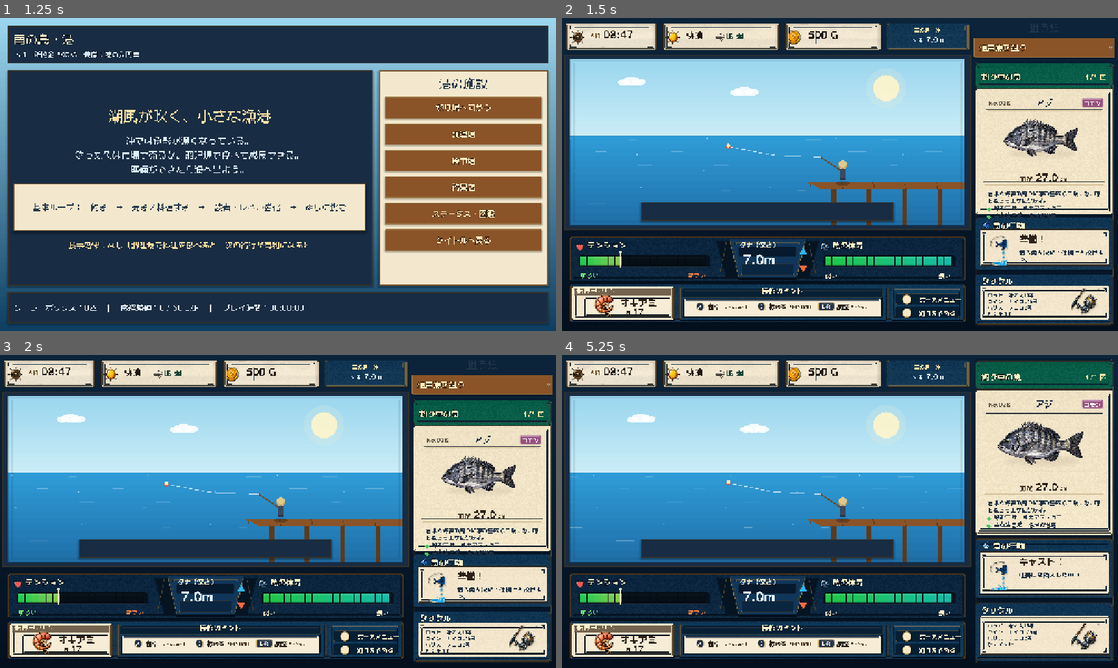
Above: before the commit, frames 1-4 (two rows, left to right).
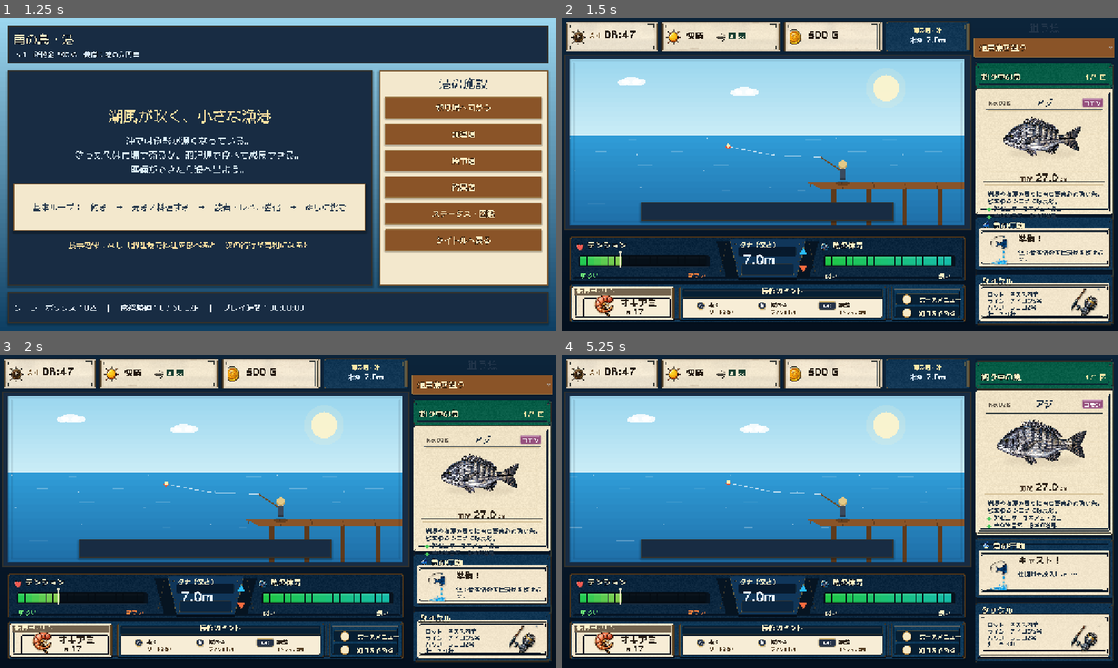
Above: after the commit, the same moments.

Repository: RYUKOU-OKUMURA/tsuri_quest_umi_mvp
Game: Godot game, scene res://scenes/main.tscn
Same seed, same stepped clock (60 frames per second), same inputs: the game is played once before the commit and once after it.
Inputs (mouse positions are in pixels of both pictures, inside the frame that each line leads up to):
- Up to frame 1 (1.25 s): click "ゲームを始める" at 0.5 s
- Up to frame 2 (1.5 s): click "釣り場へ向かう" at 1.25 s
- Up to frame 3 (2 s): no input
- Up to frame 4 (5.25 s): click "通常魚を狙う" at 2 s; click "通常魚を狙う" at 2.75 s; click "通常魚を狙う" at 3.5 s; tap Enter at 4.25 s; move the mouse to (767, 617) at 4.27 s; tap Shift at 4.35 s; click (767, 617) at 4.42 s; tap Space at 4.52, 5 s; move the mouse to (728, 527) at 5.02 s; tap E at 5.1 s; click (728, 527) at 5.17 s

Frame 1 is identical in both runs. In frame 2, 6.4% of the frame differs, in the area x 0-99%, y 1-98%; in frame 3, 6.4%; in frame 4, 6.7%.

Commit message:
Polish underwater fight status and HUD assets

Diff:
--- a/src/ui/components/fight_hud.gd
+++ b/src/ui/components/fight_hud.gd
@@ -394,9 +394,9 @@
 
 func _draw_key_hint_compact(font: Font, rect: Rect2, key: String, label: String, note: String) -> void:
 	var is_long_key := key.length() > 1
-	var key_origin := rect.position + Vector2(11.0, 10.0)
-	var key_w := 22.0 if not is_long_key else 38.0
-	var key_h := 19.0
+	var key_origin := rect.position + Vector2(12.0, 8.0)
+	var key_w := 23.0 if not is_long_key else 40.0
+	var key_h := 20.0
 	var key_rect := Rect2(key_origin, Vector2(key_w, key_h))
 	if is_long_key:
 		var style := StyleBoxFlat.new()
@@ -416,24 +416,19 @@
 		draw_line(center + Vector2(-5.0, -4.5), center + Vector2(5.0, -4.5), Color(1.0, 1.0, 1.0, 0.14), 1.0)
 	var key_size := 12 if not is_long_key else 10
 	var key_text_w := font.get_string_size(key, HORIZONTAL_ALIGNMENT_LEFT, -1, key_size).x
-	_draw_text(font, key, key_rect.position + Vector2((key_rect.size.x - key_text_w) * 0.5, 14.0), key_size, Color.WHITE, 1)
+	_draw_text(font, key, key_rect.position + Vector2((key_rect.size.x - key_text_w) * 0.5, 14.5), key_size, Color.WHITE, 1)
 	var label_size := 13
-	var note_size := 8
-	var label_pos := key_rect.position + Vector2(key_rect.size.x + (7.0 if not is_long_key else 6.0), 15.0)
+	var note_size := 10 if not is_long_key else 9
+	var label_pos := key_rect.position + Vector2(key_rect.size.x + (8.0 if not is_long_key else 7.0), 13.0)
 	_draw_text(font, label, label_pos, label_size, Color("#2b2117"), 0)
 	var note_font := FightFontsScript.regular(get_theme_default_font())
 	var note_text := _compact_control_note(note)
-	if is_long_key:
-		note_text = "テンション"
-	else:
-		note_text = "（%s）" % note_text
-	var label_w := font.get_string_size(label, HORIZONTAL_ALIGNMENT_LEFT, -1, label_size).x
-	var note_pos := label_pos + Vector2(label_w + 4.0, -1.0)
-	var available_w := rect.end.x - note_pos.x - 4.0
+	var note_pos := label_pos + Vector2(0.0, 16.0)
+	var available_w := rect.end.x - note_pos.x - 6.0
 	var note_w := note_font.get_string_size(note_text, HORIZONTAL_ALIGNMENT_LEFT, -1, note_size).x
 	if note_w > available_w:
-		note_size = max(6, note_size - 1)
-	_draw_text(note_font, note_text, note_pos, note_size, Color("#493620"), 0)
+		note_size = max(8, note_size - 1)
+	_draw_text(note_font, note_text, note_pos, note_size, Color("#513b20"), 0)
 
 
 func _draw_key_row(font: Font, pos: Vector2, key: String, label: String) -> void:
--- a/src/ui/components/fight_sidebar.gd
+++ b/src/ui/components/fight_sidebar.gd
@@ -146,8 +146,8 @@
 	var detail_font := get_theme_default_font()
 	if compact_card:
 		_draw_info_paragraph(detail_font, "岩場や海藻の周りに潜む警戒心の強い魚。底をねらうエサに好反応。", Vector2(inner.position.x + 15.0, desc_y), inner.size.x - 26.0)
-		_draw_detail_line(detail_font, "好むエサ：オキアミ・カニ", Vector2(inner.position.x + 15.0, desc_y + 34.0), inner.size.x - 26.0)
-		_draw_detail_line(detail_font, "主な生息域：沿岸の岩場", Vector2(inner.position.x + 15.0, desc_y + 51.0), inner.size.x - 26.0)
+		_draw_detail_line(detail_font, "好むエサ：オキアミ・カニ", Vector2(inner.position.x + 15.0, desc_y + 35.0), inner.size.x - 26.0)
+		_draw_detail_line(detail_font, "主な生息域：沿岸の岩場", Vector2(inner.position.x + 15.0, desc_y + 52.0), inner.size.x - 26.0)
 	else:
 		_draw_detail_line(detail_font, "岩場周りで警戒心が強い。", Vector2(inner.position.x + 15.0, desc_y), inner.size.x - 26.0)
 		_draw_detail_line(detail_font, "エサ：オキアミ・カニ", Vector2(inner.position.x + 15.0, desc_y + detail_gap), inner.size.x - 26.0)
@@ -164,7 +164,7 @@
 	_draw_text(font, "魚の行動", rect.position + Vector2(title_x, 25.0), 18, Palette.TEXT_BONE, 2 if _sidebar_frame != null else 3)
 	var body := Rect2(rect.position + Vector2(10.0, 33.0), rect.size - Vector2(20.0, 42.0))
 	if _sidebar_frame != null:
-		body = Rect2(rect.position + Vector2(14.0, rect.size.y * 0.225), rect.size - Vector2(28.0, rect.size.y * 0.300))
+		body = Rect2(rect.position + Vector2(12.5, rect.size.y * 0.195), rect.size - Vector2(25.0, rect.size.y * 0.250))
 	else:
 		_draw_panel(body, Color("#f3e8cd"), Palette.WOOD_DARK, Palette.GOLD)
 	var action := "待機"
@@ -177,10 +177,10 @@
 	if _sidebar_frame != null:
 		icon_size = 72.0
 		text_x = 86.0
-	_draw_action_icon(body.position + Vector2(38.0, body.size.y * 0.58), icon_size)
-	_draw_text(font, "%s！" % action, body.position + Vector2(text_x, 30.0), 21 if _sidebar_frame != null else 20, Color("#2b2117"), 0)
-	if _sidebar_frame != null:
-		_draw_action_message(font, message, body.position + Vector2(text_x, 44.0), body.size.x - text_x - 6.0)
+	_draw_action_icon(body.position + Vector2(40.0, body.size.y * 0.57), icon_size)
+	_draw_text(font, "%s！" % action, body.position + Vector2(text_x, 31.0), 20 if _sidebar_frame != null else 20, Color("#2b2117"), 0)
+	if _sidebar_frame != null:
+		_draw_action_message(font, message, body.position + Vector2(text_x, 47.0), body.size.x - text_x - 6.0)
 	else:
 		_draw_wrapped(font, message, body.position + Vector2(72.0, 36.0), body.size.x - 82.0, 11, Palette.TEXT_DARK, 2)
 
@@ -190,7 +190,7 @@
 	_draw_text(font, "タックル", rect.position + Vector2(14.0, 24.0), 18, Palette.TEXT_BONE, 2 if _sidebar_frame != null else 3)
 	var body := Rect2(rect.position + Vector2(10.0, 32.0), rect.size - Vector2(20.0, 38.0))
 	if _sidebar_frame != null:
-		body = Rect2(rect.position + Vector2(14.0, rect.size.y * 0.220), rect.size - Vector2(28.0, rect.size.y * 0.323))
+		body = Rect2(rect.position + Vector2(12.5, rect.size.y * 0.185), rect.size - Vector2(25.0, rect.size.y * 0.255))
 	else:
 		_draw_panel(body, Palette.PARCHMENT, Palette.WOOD_DARK, Palette.GOLD)
 	var rod_name := _short_rod_name(String(trip_stats.get("rod_name", "港の入門竿")))
@@ -198,7 +198,7 @@
 	var icon_reserved_width := 12.0
 	if has_tackle_icon:
 		icon_reserved_width = 96.0 if _sidebar_frame != null else 66.0
-	var text_offset := Vector2(14.0, 15.0) if _sidebar_frame != null else Vector2(12.0, 14.0)
+	var text_offset := Vector2(15.0, 17.0) if _sidebar_frame != null else Vector2(12.0, 14.0)
 	var text_width := body.size.x - icon_reserved_width - text_offset.x
 	var lines: Array[String] = []
 	if _sidebar_frame != null:
@@ -213,13 +213,13 @@
 			"ロッド：%s" % rod_name,
 			"糸3号・チヌ針",
 		]
-	var tackle_font_size := 12 if _sidebar_frame != null else 12
-	var tackle_line_gap := 14.5 if _sidebar_frame != null else 16.0
+	var tackle_font_size := 13 if _sidebar_frame != null else 12
+	var tackle_line_gap := 15.0 if _sidebar_frame != null else 16.0
 	var tackle_font := get_theme_default_font() if _sidebar_frame != null else font
 	for i in range(lines.size()):
 		_draw_wrapped(tackle_font, lines[i], body.position + text_offset + Vector2(0.0, float(i) * tackle_line_gap), text_width, tackle_font_size, Palette.TEXT_DARK, 1, tackle_font_size + 2.0)
 	if _tackle_card_icon != null or _icons != null:
-		var icon_rect := Rect2(body.end - Vector2(94.0, 76.0), Vector2(88.0, 70.0)) if _sidebar_frame != null else Rect2(body.end - Vector2(50.0, 50.0), Vector2(40.0, 40.0))
+		var icon_rect := Rect2(body.end - Vector2(96.0, 78.0), Vector2(90.0, 72.0)) if _sidebar_frame != null else Rect2(body.end - Vector2(50.0, 50.0), Vector2(40.0, 40.0))
 		_draw_tackle_icon(icon_rect)
 	else:
 		_draw_simple_rod(body.position + Vector2(body.size.x - 62.0, body.size.y - 24.0))
@@ -331,8 +331,9 @@
 
 
 func _draw_info_paragraph(font: Font, text: String, pos: Vector2, max_width: float) -> void:
-	var font_size := 13 if _sidebar_frame != null else 14
-	_draw_wrapped(font, text, pos, max_width, font_size, Palette.TEXT_DARK, 2, float(font_size + 3))
+	var font_size := 14
+	var gap := 16.0 if _sidebar_frame != null else float(font_size + 3)
+	_draw_wrapped(font, text, pos, max_width, font_size, Palette.TEXT_DARK, 2, gap)
 
 
 func _draw_detail_line(font: Font, text: String, pos: Vector2, max_width: float) -> void:
@@ -365,11 +366,11 @@
 		var tex_size := _fish_card_portrait.get_size()
 		var scale := minf(rect.size.x / tex_size.x, rect.size.y / tex_size.y)
 		if _sidebar_frame != null:
-			scale *= 0.90
+			scale *= 0.94
 		var draw_size := tex_size * scale
 		var draw_rect := Rect2(rect.position + (rect.size - draw_size) * 0.5, draw_size)
 		if _sidebar_frame != null:
-			draw_rect.position += Vector2(-7.0, -2.0)
+			draw_rect.position += Vector2(-5.0, -4.0)
 		draw_texture_rect(_fish_card_portrait, draw_rect, false, Color.WHITE)
 		return
 	if _fish_sheet == null:
--- a/src/ui/components/fight_status_bar.gd
+++ b/src/ui/components/fight_status_bar.gd
@@ -95,38 +95,38 @@
 	var body_y := rect.position.y + rect.size.y * 0.72
 	if not dark and title == "AM":
 		var am_y := rect.position.y + rect.size.y * 0.54
-		_draw_text_clipped(regular_font, title, Vector2(text_x - 1.0, am_y), 14, title_color, max_width, outline)
-		_draw_text_clipped(font, body, Vector2(text_x + 29.0, am_y + 1.0), 23, body_color, max_width - 29.0, outline)
+		_draw_text_clipped(regular_font, title, Vector2(text_x - 2.0, am_y), 15, title_color, max_width, outline)
+		_draw_text_clipped(font, body, Vector2(text_x + 31.0, am_y + 1.0), 24, body_color, max_width - 31.0, outline)
 		return
 	if not dark and title == "快晴":
 		var inline_y := rect.position.y + rect.size.y * 0.57
-		_draw_text_clipped(font, title, Vector2(text_x - 1.0, inline_y), 19, body_color, max_width, outline)
+		_draw_text_clipped(font, title, Vector2(text_x - 1.0, inline_y), 20, body_color, max_width, outline)
 		var wind_icon_size := 23.0
-		var wind_x := text_x + 65.0
+		var wind_x := text_x + 68.0
 		_draw_top_sheet_icon(
 			ICON_WIND,
 			Rect2(Vector2(wind_x, rect.position.y + (rect.size.y - wind_icon_size) * 0.5 + 1.0), Vector2(wind_icon_size, wind_icon_size)),
 			Color(1.0, 1.0, 1.0, 0.92)
 		)
-		_draw_text_clipped(font, body, Vector2(wind_x + 27.0, inline_y), 17, Color("#173f32"), max_width - (wind_x - text_x) - 27.0, outline)
+		_draw_text_clipped(font, body, Vector2(wind_x + 28.0, inline_y), 18, Color("#173f32"), max_width - (wind_x - text_x) - 28.0, outline)
 		return
 	if not dark and title == "所持金":
 		var amount_y := rect.position.y + rect.size.y * 0.57
-		_draw_text_clipped(font, body, Vector2(text_x - 1.0, amount_y), 23, body_color, max_width + 2.0, outline)
+		_draw_text_clipped(font, body, Vector2(text_x - 1.0, amount_y), 24, body_color, max_width + 2.0, outline)
 		return
 	_draw_text_clipped(font, title, Vector2(text_x, title_y), title_size, title_color, max_width, outline)
 	_draw_text_clipped(font, body, Vector2(text_x, body_y), body_size, body_color, max_width, outline)
 
 
 func _draw_centered_dark_slot(font: Font, regular_font: Font, rect: Rect2, title: String, body: String) -> void:
-	var title_size := 12
-	var depth_label_size := 14
-	var depth_value_size := 17
+	var title_size := 13
+	var depth_label_size := 15
+	var depth_value_size := 18
 	var title_width := font.get_string_size(title, HORIZONTAL_ALIGNMENT_LEFT, -1, title_size).x
 	_draw_text_clipped(
 		font,
 		title,
-		Vector2(rect.position.x + (rect.size.x - title_width) * 0.5, rect.position.y + rect.size.y * 0.34),
+		Vector2(rect.position.x + (rect.size.x - title_width) * 0.5, rect.position.y + rect.size.y * 0.35),
 		title_size,
 		Palette.GOLD_BRIGHT,
 		rect.size.x,
@@ -138,7 +138,7 @@
 	var label_width := regular_font.get_string_size(label, HORIZONTAL_ALIGNMENT_LEFT, -1, depth_label_size).x
 	var value_width := font.get_string_size(depth_value, HORIZONTAL_ALIGNMENT_LEFT, -1, depth_value_size).x
 	var total_width := label_width + gap + value_width
-	var baseline := rect.position.y + rect.size.y * 0.70
+	var baseline := rect.position.y + rect.size.y * 0.72
 	var x := rect.position.x + (rect.size.x - total_width) * 0.5
 	_draw_text_clipped(regular_font, label, Vector2(x, baseline), depth_label_size, Color("#d9ecff"), label_width + 2.0, 1)
 	_draw_text_clipped(font, depth_value, Vector2(x + label_width + gap, baseline), depth_value_size, Color("#eaf6ff"), value_width + 2.0, 1)
@@ -147,7 +147,7 @@
 func _draw_status_icon(rect: Rect2, icon_index: int) -> void:
 	if _top_icons == null and _icons == null:
 		return
-	var icon_size := clampf(rect.size.y * 0.60, 38.0, 44.0)
+	var icon_size := clampf(rect.size.y * 0.64, 40.0, 46.0)
 	var icon_rect := Rect2(
 		rect.position + Vector2(11.0, (rect.size.y - icon_size) * 0.5 + 1.0),
 		Vector2(icon_size, icon_size)
--- a/src/ui/components/underwater_view.gd
+++ b/src/ui/components/underwater_view.gd
@@ -536,7 +536,7 @@
 	var src := Rect2(frame_w * float(frame_index), 0.0, frame_w, frame_h)
 	var dst := Rect2(-draw_size * 0.5, draw_size)
 
-	_draw_ellipse(center + Vector2(0.0, draw_size.y * 0.32), draw_size.x * 0.20, draw_size.y * 0.045, Color(0.0, 0.0, 0.0, 0.035), 28)
+	_draw_ellipse(center + Vector2(0.0, draw_size.y * 0.33), draw_size.x * 0.24, draw_size.y * 0.050, Color(0.0, 0.0, 0.0, 0.052), 28)
 
 	draw_set_transform(Juicer.get_offset() + center, 0.0, Vector2(direction, 1.0))
 	draw_texture_rect_region(_showcase_fish_sheet, dst, src, Color.WHITE)
@@ -564,7 +564,7 @@
 	elif effective_scale < 0.0:
 		effective_scale = boss_ratio
 	var stamina_scale := clampf(effective_scale / boss_ratio, 0.90, 1.06)
-	var target_width_ratio := 0.49
+	var target_width_ratio := 0.515
 	var draw_width := size.x * target_width_ratio * stamina_scale
 	return Vector2(draw_width, draw_width * frame_h / frame_w)
 
Binary file changed: assets/showcase/underwater/fight_hud_frame.png
Binary file changed: assets/showcase/underwater/kurodai_card_portrait.png
Binary file changed: assets/showcase/underwater/kurodai_showcase_sheet.png
Binary file changed: assets/showcase/underwater/sidebar_frame.png
Binary file changed: assets/showcase/underwater/top_status_frame.png
Not shown, changed: design-qa.md
Not shown, changed: docs/11_underwater_fight_showcase.md
Not shown, changed: tools/build_fight_full_static_compare.py
Not shown, changed: tools/build_fight_hud_static_compare.py
Not shown, changed: tools/build_fight_sidebar_static_compare.py
Not shown, changed: tools/build_fight_top_status_static_compare.py
Not shown, changed: tools/generate_underwater_ui_frame_assets.py
(and 1 more such lines)
